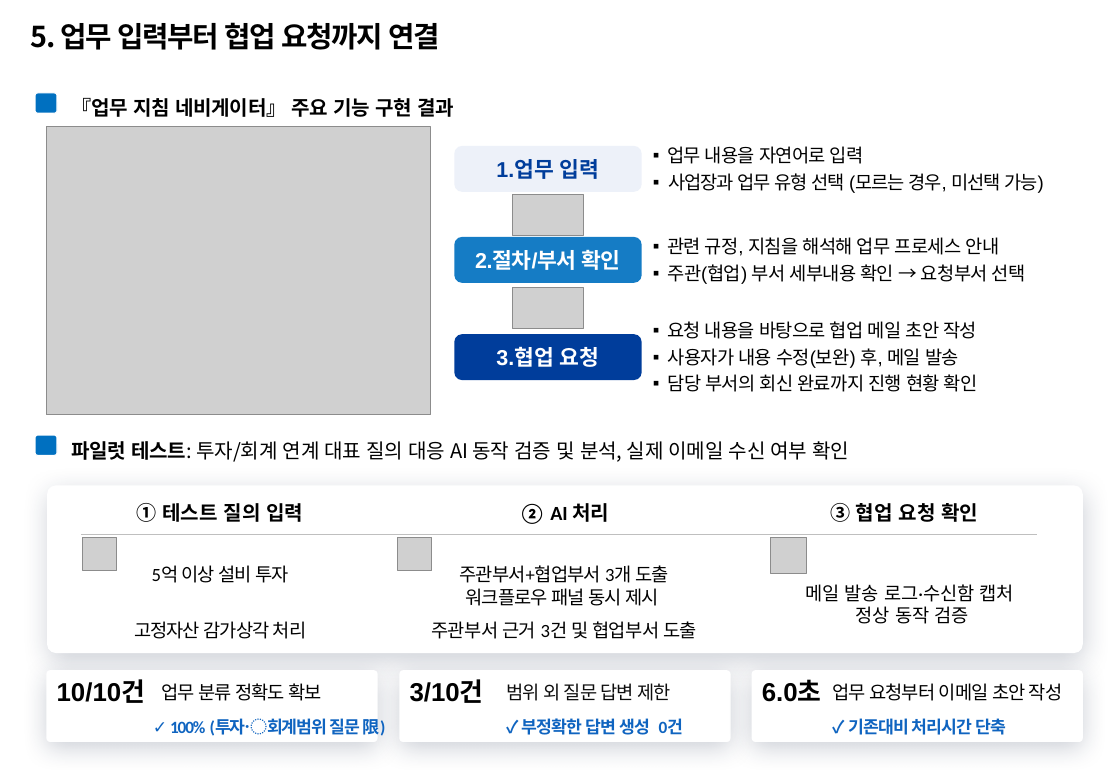
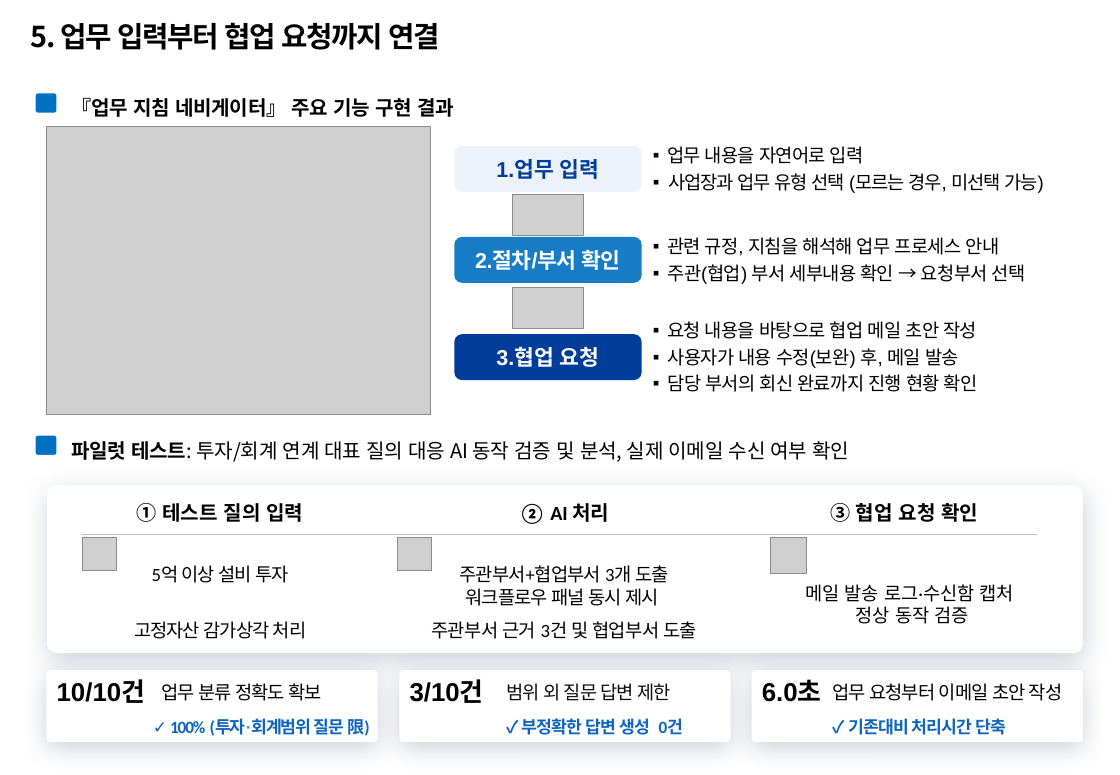
Before and after one commit to temmi81-hue/department-ragas, a slide deck: slide 6 of presentation/submission/26년 포스코퓨처엠 AI활용전문가 과정_사무계_송다혜.pptx. Drawn at 1120x775 pixels with LibreOffice and Linux fonts; fonts in the diff are those of the drawing; grey boxes stand for pictures; background and template pictures are left out. Boxes give left, top, right and bottom in pixels: in the first picture for what was removed or moved away, otherwise in the second. Text is boxed around its words. In the diff, an @@ line names an element or a change of style, - is before the commit and + after.

```diff
--- a/presentation/submission/26년 포스코퓨처엠 AI활용전문가 과정_사무계_송다혜.pptx
+++ b/presentation/submission/26년 포스코퓨처엠 AI활용전문가 과정_사무계_송다혜.pptx
@@ text at (170, 718, 370, 736): text changed @@
-✓ 100% (투자〮회계범위 질문 限)
+✓ 100% (투자·회계범위 질문 限)
```
Also in this commit, not shown: 5 other slides changed, 1 slide added, 5 other files.
